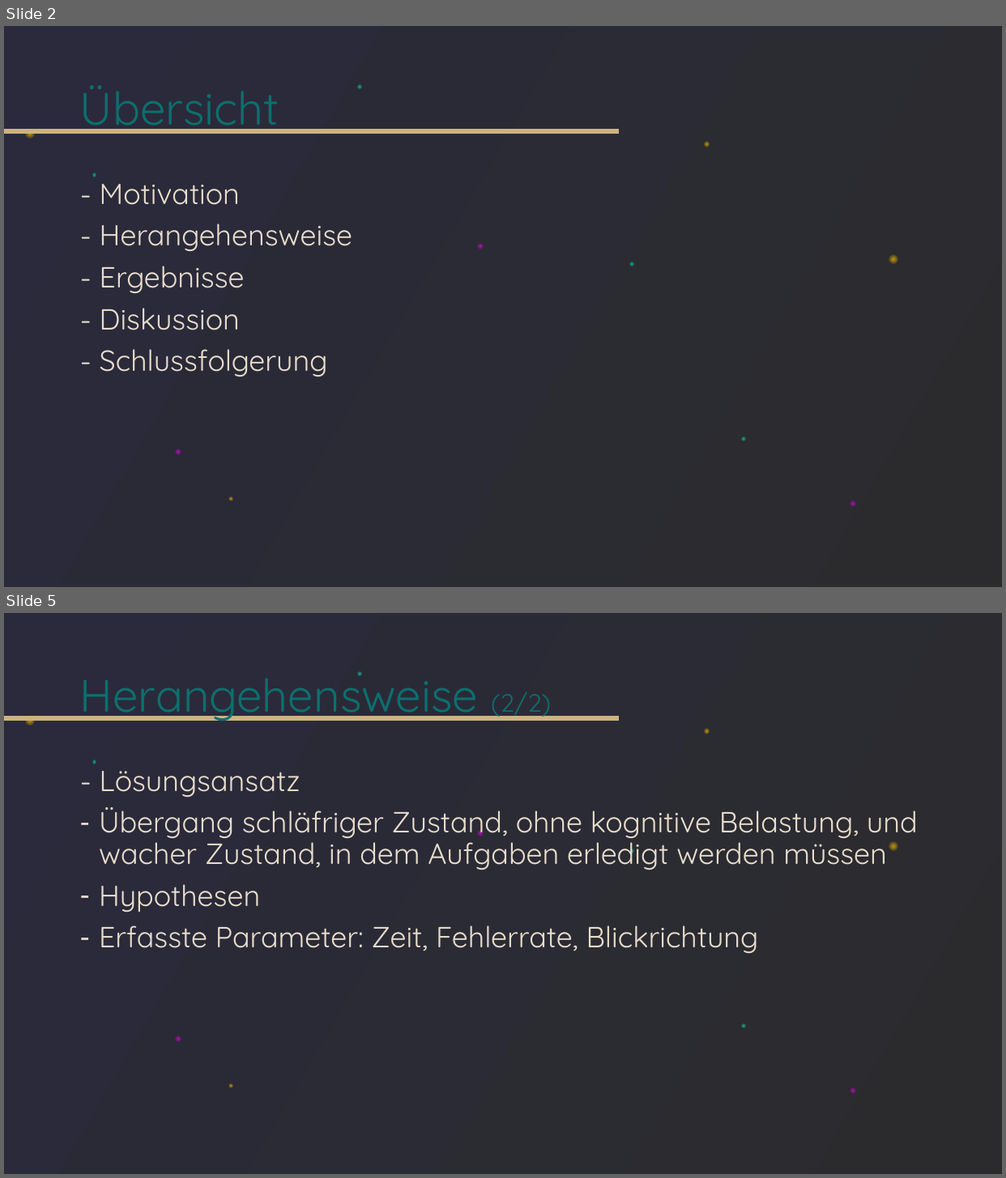
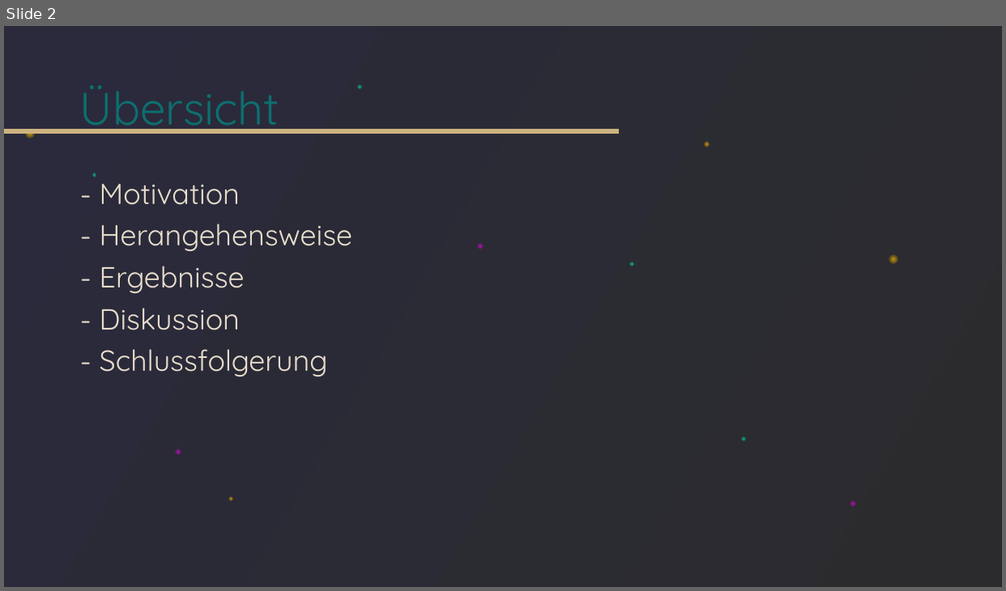
Before and after one commit to tlahmann/mci-af, a slide deck: presentation/Resync Studie.pptx. Shown one above the other, each under a label of ours: slides 2 and 5 before the commit, slide 2 after it; the slides between them are not shown. The pictures are 1006x1178 and 1006x591 pixels, drawn with LibreOffice and Linux fonts; fonts in the diff are those of the drawing. Boxes give left, top, right and bottom in pixels: in the first picture for what was removed or moved away, otherwise in the second. Text is boxed around its words. In the diff, an @@ line names an element or a change of style, - is before the commit and + after.

Commit message:
Präsi Motivation&Herangehensweise überarbeitet

```diff
--- a/presentation/Resync Studie.pptx
+++ b/presentation/Resync Studie.pptx
@@ slide 5 removed at (x1=4, y1=613, x2=1002, y2=1174), background gradient #2A2A3C to #2B2B2D; not listed: 12 template elements that a slide beside it also shows @@
@@ title removed at (x1=80, y1=672, x2=551, y2=721) @@
-Herangehensweise (2/2)
@@ text removed at (x1=99, y1=771, x2=918, y2=953) @@
-- Lösungsansatz
-– Übergang schläfriger Zustand, ohne kognitive Belastung, und wacher Zustand, in dem Aufgaben erledigt werden müssen
-– Hypothesen
-– Erfasste Parameter: Zeit, Fehlerrate, Blickrichtung
```
Also in this commit, not shown: 6 slides changed, 1 slide added.
